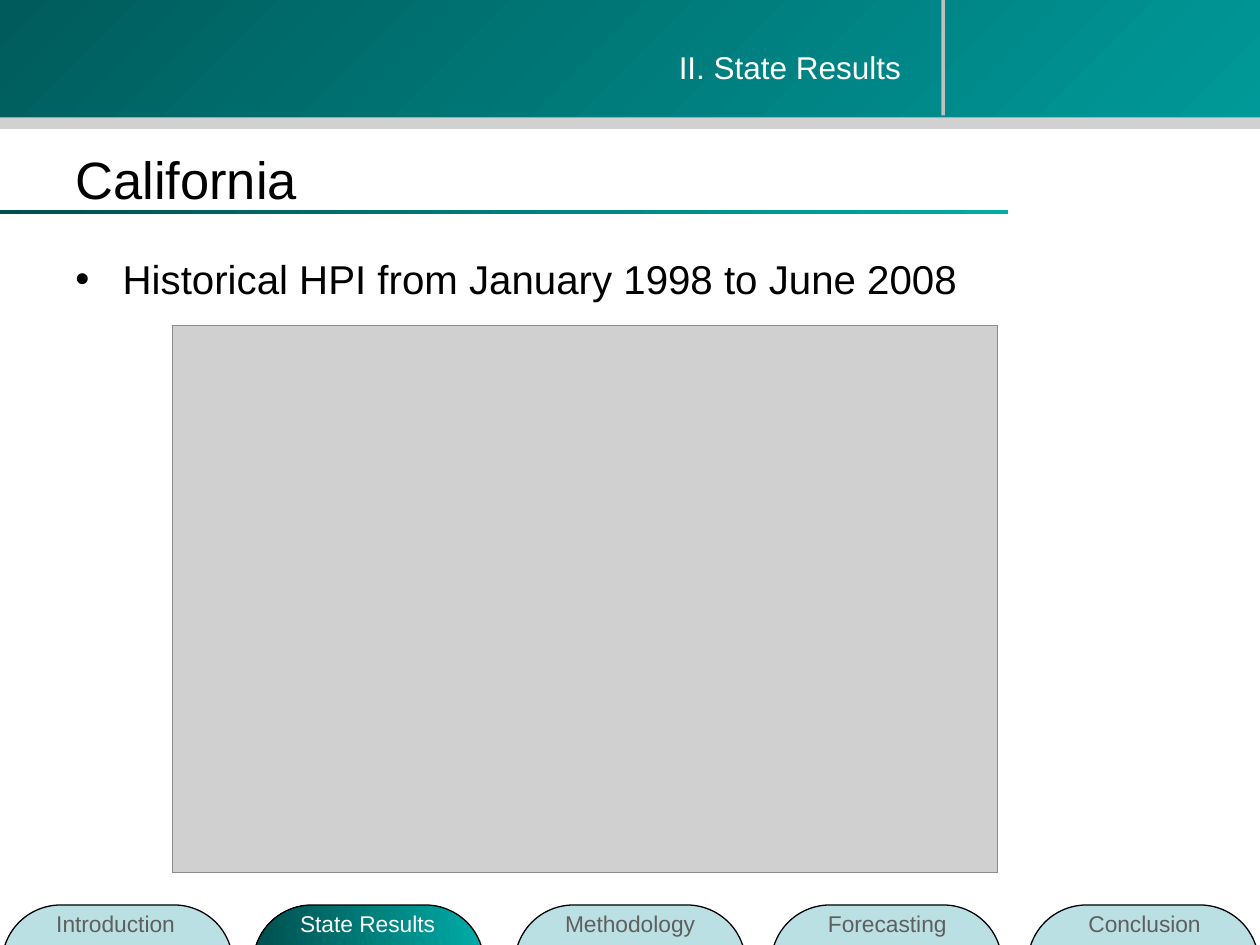
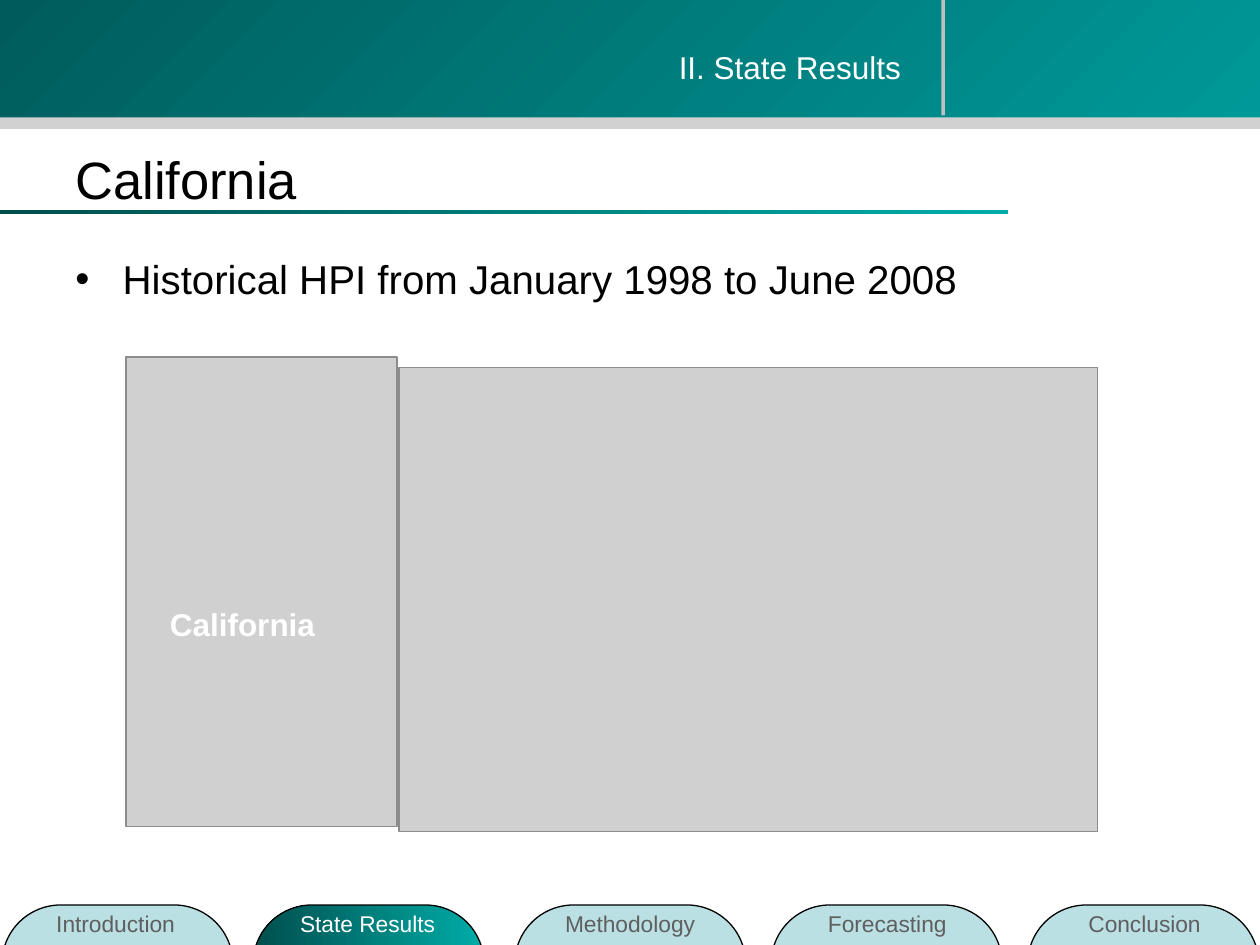
Before and after one commit to zhouzhenghui/svnrepository, a slide deck: slide 12 of SVNRepository/Presentation/M.Eng Final Presentation-take2.ppt (slide 13 before the commit). Drawn at 1260x945 pixels with LibreOffice and Linux fonts; fonts in the diff are those of the drawing; grey boxes stand for pictures; background and template pictures are left out. Boxes give left, top, right and bottom in pixels: in the first picture for what was removed or moved away, otherwise in the second. Text is boxed around its words. In the diff, an @@ line names an element or a change of style, - is before the commit and + after.

```diff
--- a/SVNRepository/Presentation/M.Eng Final Presentation-take2.ppt
+++ b/SVNRepository/Presentation/M.Eng Final Presentation-take2.ppt
@@ picture added at (126,357,397,827) @@
@@ picture: place and size @@
-picture at (173,325,998,872)
+picture at (399,368,1099,832)
@@ text added at (170,614,315,636), 18 pt, text #FFFFFF, bold @@
+California
```
Also in this commit, not shown: 3 other slides changed, 2 slides added.
